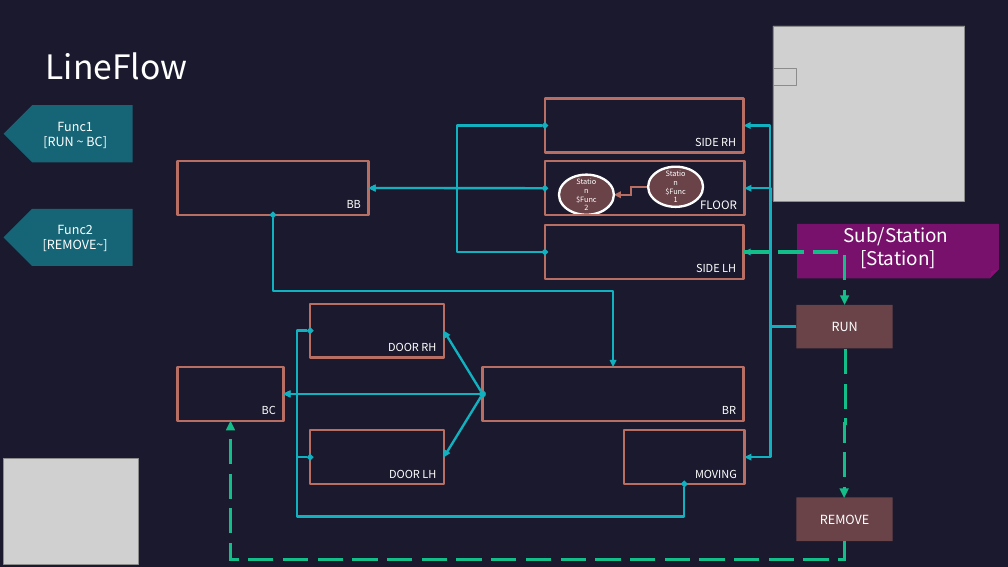
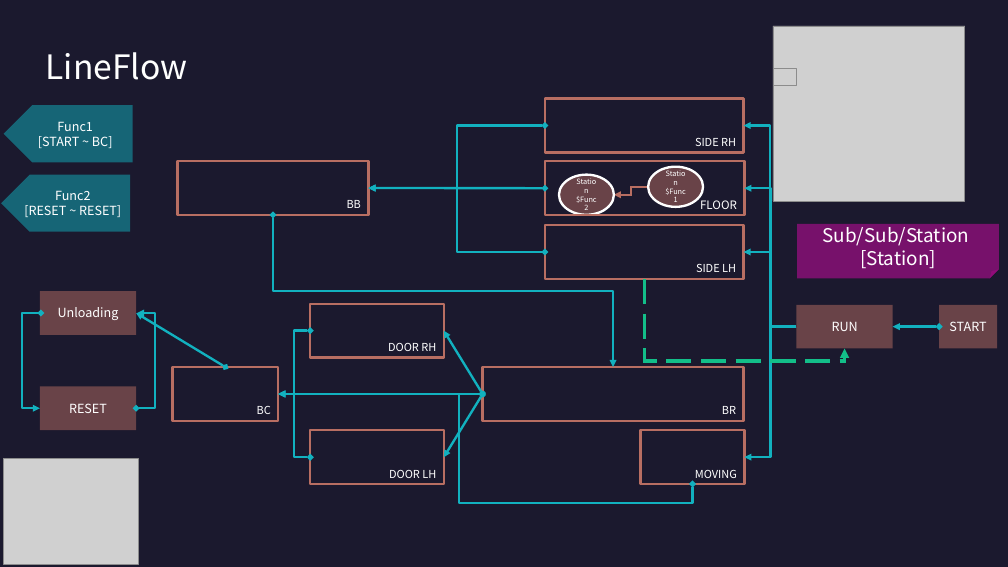
Before and after one commit to DualsoftDev/ds, a slide deck: slide 2 of DsDotNet/src/UnitTest/UnitTest.Model/ImportOfficeExample/Sample/Sub/Line.pptx. Drawn at 1008x567 pixels with LibreOffice and Linux fonts; fonts in the diff are those of the drawing; grey boxes stand for pictures. Boxes give left, top, right and bottom in pixels: in the first picture for what was removed or moved away, otherwise in the second. Text is boxed around its words. In the diff, an @@ line names an element or a change of style, - is before the commit and + after.

```diff
--- a/DsDotNet/src/UnitTest/UnitTest.Model/ImportOfficeExample/Sample/Sub/Line.pptx
+++ b/DsDotNet/src/UnitTest/UnitTest.Model/ImportOfficeExample/Sample/Sub/Line.pptx
@@ text in pentagon arrow at [38, 136, 113, 148]: text changed @@
-[RUN ~ BC]
+[START ~ BC]
@@ pentagon arrow "Func2": place and size @@
-pentagon arrow "Func2" at [4, 209, 133, 265]
+pentagon arrow "Func2" at [2, 175, 131, 231]
@@ text in pentagon arrow at [24, 205, 121, 217]: text changed @@
-[REMOVE~]
+[RESET ~ RESET]
@@ text in folded corner at [823, 223, 970, 246]: text changed @@
-Sub/Station
+Sub/Sub/Station
@@ rectangle added at [40, 291, 136, 335], fill #B86E62 at 50% opacity, 12 pt, text #FFFFFF @@
+Unloading
@@ elbow arrow moved from (744, 252) - (845, 305) to (644, 279) - (845, 349) @@
@@ elbow double arrow added from (41, 313) to (40, 408), #12B1BF 2.25 pt @@
@@ double arrow added from (225, 368) to (136, 313), #12B1BF 2.25 pt @@
@@ elbow double arrow added from (136, 408) to (137, 313), #12B1BF 2.25 pt @@
@@ double arrow added from (939, 327) to (893, 327), #12B1BF 2.25 pt @@
@@ rectangle added at [939, 305, 997, 349], fill #B86E62 at 50% opacity, 12 pt, text #FFFFFF @@
+START
@@ elbow double arrow moved from (310, 330) - (284, 394) to (310, 330) - (278, 394) @@
@@ elbow arrow removed from (845, 349) to (845, 498) @@
@@ rectangle added at [40, 386, 136, 430], fill #B86E62 at 50% opacity, 12 pt, text #FFFFFF @@
+RESET
@@ rectangle "BC": place and size @@
-rectangle "BC" at [178, 368, 284, 421]
+rectangle "BC" at [172, 368, 278, 421]
@@ double arrow moved from (482, 394) - (284, 394) to (482, 394) - (278, 394) @@
@@ elbow double arrow moved from (310, 457) - (284, 394) to (310, 457) - (278, 394) @@
@@ elbow double arrow moved from (684, 484) - (284, 394) to (693, 484) - (278, 394) @@
@@ elbow arrow removed from (845, 541) to (231, 421) @@
@@ rectangle "MOVING": place and size @@
-rectangle "MOVING" at [625, 430, 745, 484]
+rectangle "MOVING" at [640, 430, 744, 484]
@@ rectangle removed at [797, 498, 893, 541] @@
-REMOVE
```
Also in this commit, not shown: 7 other files.
